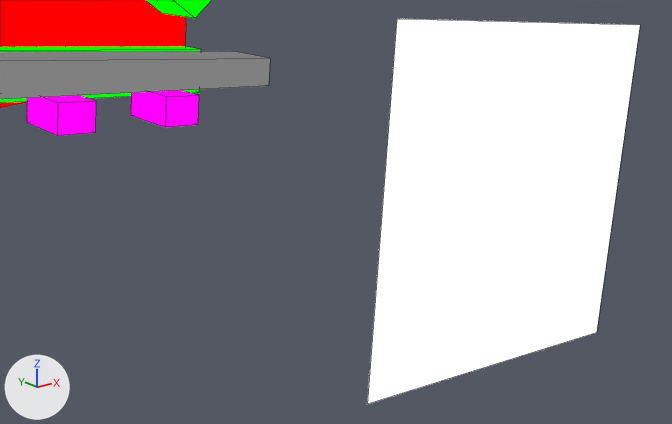
The Blender file assets-source/blender/motion/spinosaurus-rest.blend: old version first, new version second.
Before and after are seen from a camera (50 mm lens) standing at (92.46, -33.0, 21.58) and looking at (95.23, -29.54, 20.19). Arrows for +X, +Y and +Z are at lower left; the lights stay in place. The picture after the commit comes second. Mesh edges are drawn as thin lines.

In view in the first picture: 'DinoTycoon_Motion_spinosaurus_rest_eye', 'DinoTycoon_Motion_spinosaurus_rest_head', 'DinoTycoon_Motion_spinosaurus_rest_mouth', 'DinoTycoon_Motion_spinosaurus_rest_snout_notch', 'DinoTycoon_Motion_spinosaurus_rest_tooth1', 'DinoTycoon_Motion_spinosaurus_rest_tooth2' and 1 more.
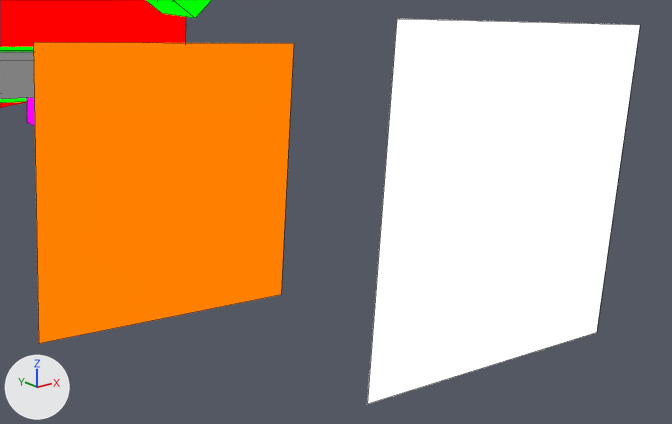
The change, as a list of edits to the scene's bpy script:
```text
Add mat_dinotycoon_role_y:
    mat_dinotycoon_role_y = emission_material('DinoTycoon_Role_Y')
    mat_dinotycoon_role_y.base_color = (1.0, 0.216, 0.0)  # orange #ff8000
Add me_dinotycoon_motion_spinosaurus_rest_sample_eye_white:
    me_dinotycoon_motion_spinosaurus_rest_sample_eye_white.from_pydata([(93.98, -29.0, 21.07), (95.37, -29.0, 20.96), (95.26, -29.0, 19.56), (93.87, -29.0, 19.68), (93.98, -29.0, 21.07), (95.37, -29.0, 20.96), (95.26, -29.0, 19.56), (93.87, -29.0, 19.68)], [], [(3, 2, 1, 0), (4, 5, 6, 7), (0, 1, 5, 4), (1, 2, 6, 5), (2, 3, 7, 6), (3, 0, 4, 7)])
    me_dinotycoon_motion_spinosaurus_rest_sample_eye_white.materials.append(mat_dinotycoon_role_y)  # orange #ff8000
Add ob_dinotycoon_motion_spinosaurus_rest_eye_white:
    ob_dinotycoon_motion_spinosaurus_rest_eye_white = bpy.data.objects.new('DinoTycoon_Motion_spinosaurus_rest_eye_white', me_dinotycoon_motion_spinosaurus_rest_sample_eye_white)
    ob_dinotycoon_motion_spinosaurus_rest_eye_white.location = (0.0, 0.0, 0.0)
```

Boxes [x1, y1, x2, y2] around the edits, measured in the pictures (672 x 424 px):
'DinoTycoon_Motion_spinosaurus_rest_eye_white', added (orange): after [33, 42, 294, 343]
'DinoTycoon_Motion_spinosaurus_rest_mouth', unchanged, covered by the edit: before [0, 51, 270, 99]; after [0, 52, 34, 99]
'DinoTycoon_Motion_spinosaurus_rest_tooth1', unchanged, covered by the edit: before [27, 95, 96, 136]; after [27, 98, 35, 126]
'DinoTycoon_Motion_spinosaurus_rest_tooth2', unchanged, covered by the edit: before [131, 90, 199, 127]
'DinoTycoon_Motion_spinosaurus_rest_jaw', unchanged, covered by the edit: before [0, 47, 201, 103]; after [0, 47, 33, 103]
